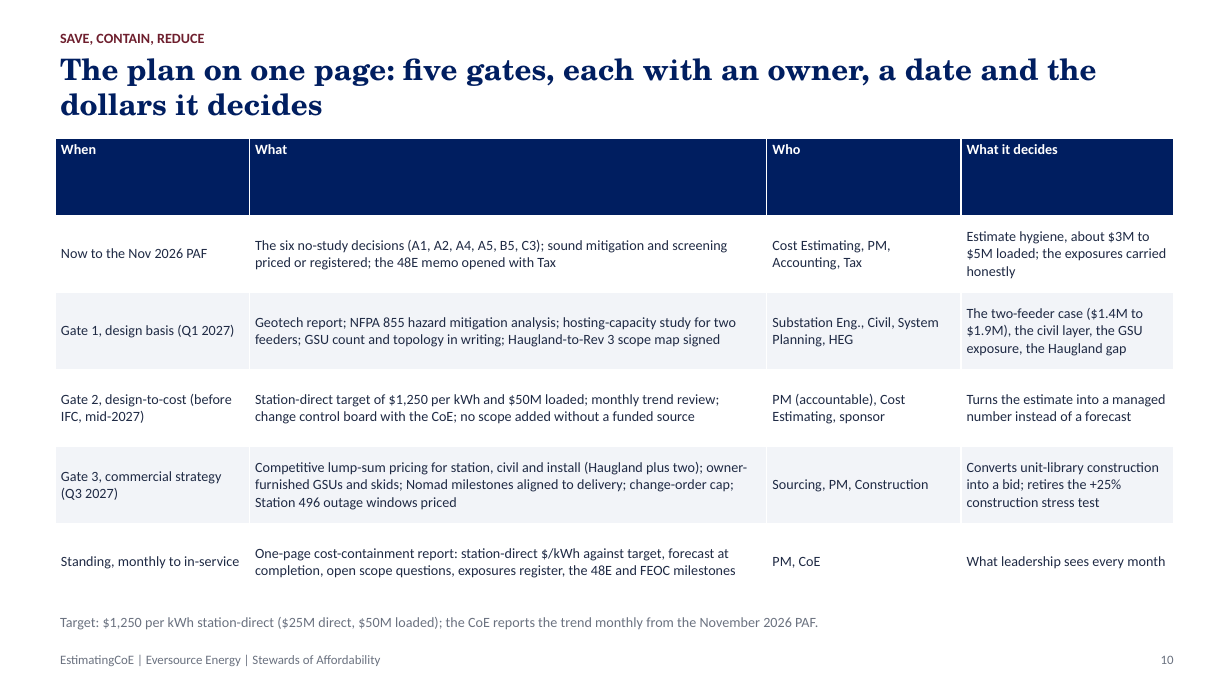
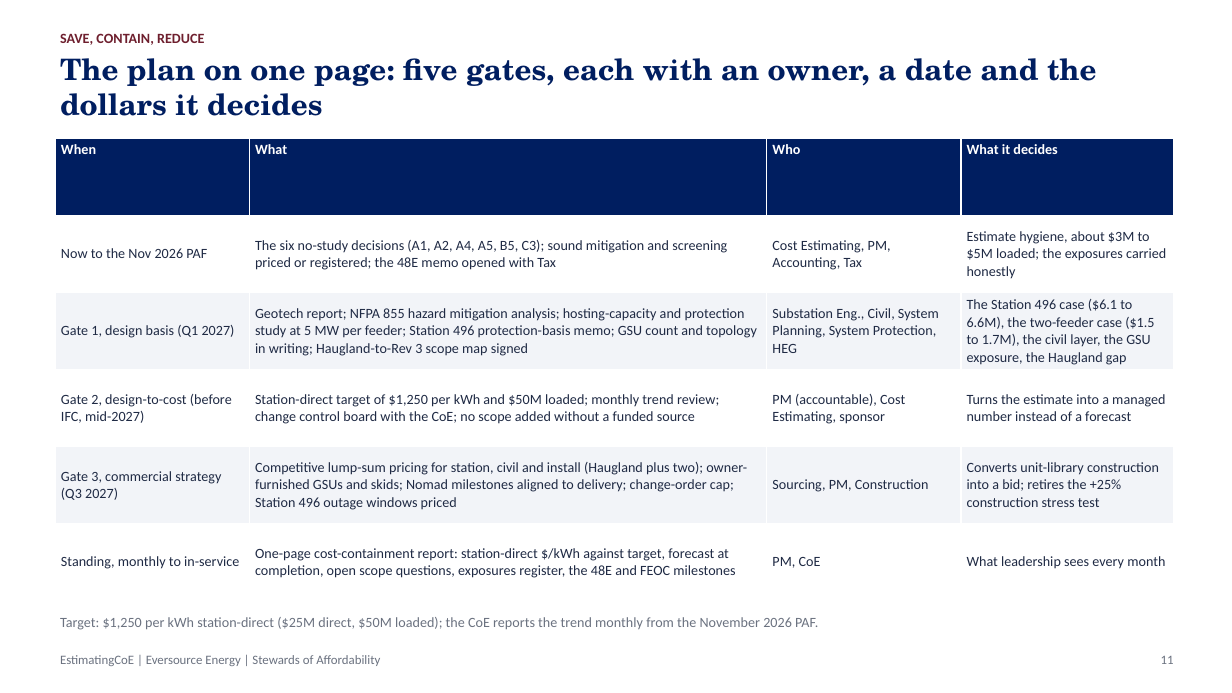
Before and after one commit to gbassaragh/BESS, a slide deck: slide 11 of Hyde Park BESS/6) Cost Analysis Deliverables/Hyde Park BESS - Leadership Brief.pptx (slide 10 before the commit). Drawn at 1232x693 pixels with LibreOffice and Linux fonts; fonts in the diff are those of the drawing. Boxes give left, top, right and bottom in pixels: in the first picture for what was removed or moved away, otherwise in the second. Text is boxed around its words. In the diff, an @@ line names an element or a change of style, - is before the commit and + after.

```diff
--- a/Hyde Park BESS/6) Cost Analysis Deliverables/Hyde Park BESS - Leadership Brief.pptx
+++ b/Hyde Park BESS/6) Cost Analysis Deliverables/Hyde Park BESS - Leadership Brief.pptx
@@ table at [55,139,1174,601] @@
-row 3: Gate 1, design basis (Q1 2027) | Geotech report; NFPA 855 hazard mitigation analysis; hosting-capacity study for two feeders; GSU count and topology in writing; Haugland-to-Rev 3 scope map signed | Substation Eng., Civil, System Planning, HEG | The two-feeder case ($1.4M to $1.9M), the civil layer, the GSU exposure, the Haugland gap
+row 3: Gate 1, design basis (Q1 2027) | Geotech report; NFPA 855 hazard mitigation analysis; hosting-capacity and protection study at 5 MW per feeder; Station 496 protection-basis memo; GSU count and topology in writing; Haugland-to-Rev 3 scope map signed | Substation Eng., Civil, System Planning, System Protection, HEG | The Station 496 case ($6.1 to 6.6M), the two-feeder case ($1.5 to 1.7M), the civil layer, the GSU exposure, the Haugland gap
@@ text at [1161,656,1174,664]: text changed @@
-10
+11
```
Also in this commit, not shown: 11 other slides changed, 1 slide added, 23 other files.
